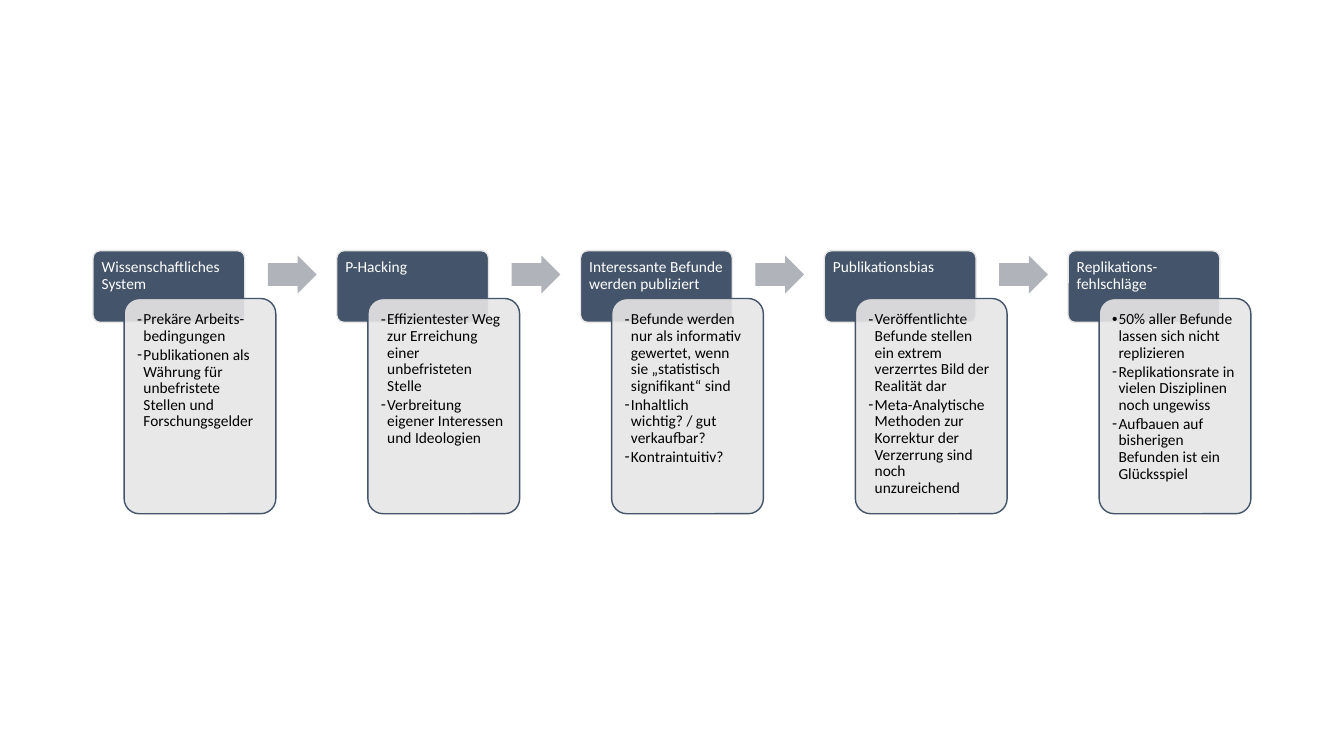
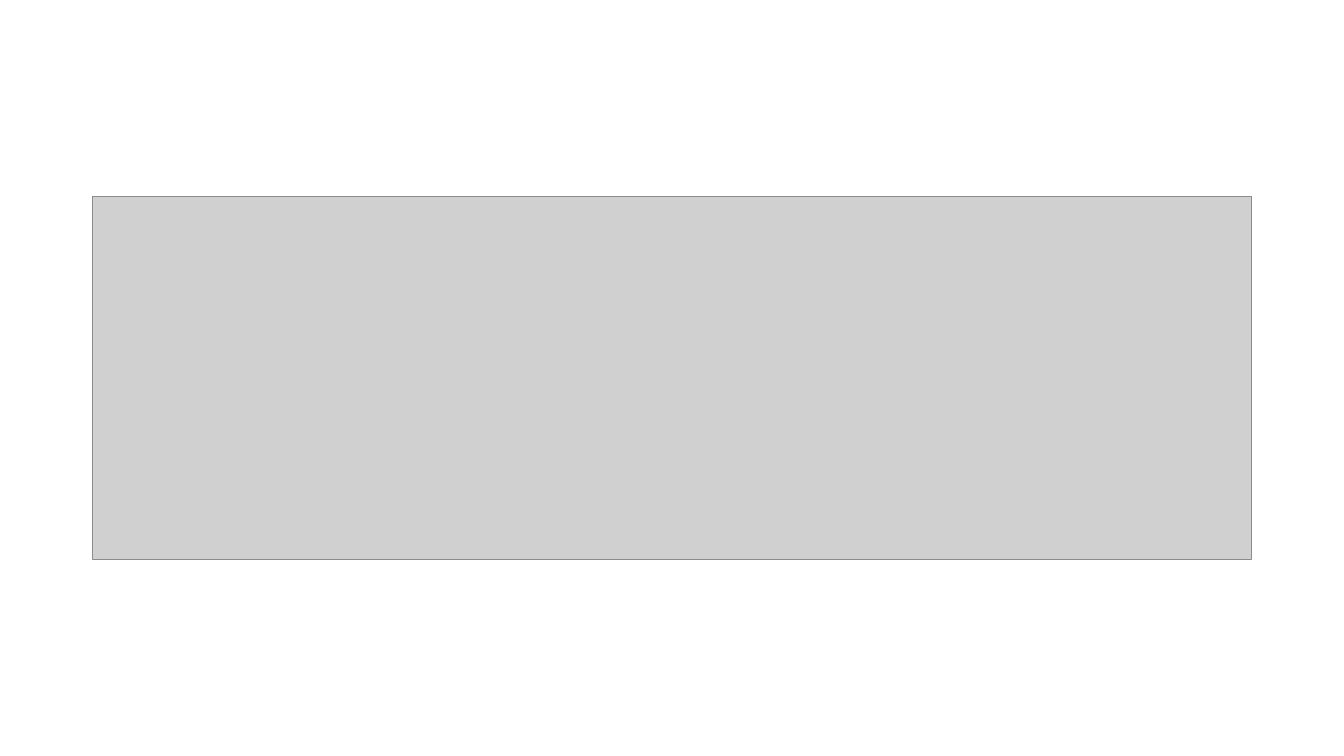
Before and after one commit to LukasRoeseler/opensciencebuch, a slide deck: slide 2 of images/Abbildungen-01.pptx. Drawn at 1344x756 pixels with LibreOffice and Linux fonts; fonts in the diff are those of the drawing; grey boxes stand for pictures. Boxes give left, top, right and bottom in pixels: in the first picture for what was removed or moved away, otherwise in the second. Text is boxed around its words. In the diff, an @@ line names an element or a change of style, - is before the commit and + after.

```diff
--- a/images/Abbildungen-01.pptx
+++ b/images/Abbildungen-01.pptx
@@ picture added at [92,197,1252,559] @@
@@ rounded rectangle: place and size @@
-rounded rectangle at [93,251,245,323]
+rounded rectangle at [93,247,245,319]
@@ group removed at [102,251,1235,514]: 10 texts, 8 rounded rectangles, 4 right arrows @@
-Wissenschaftliches System
-  – Prekäre Arbeits-bedingungen
-  – Publikationen als Währung für unbefristete Stellen und Forschungsgelder
-P-Hacking
-  – Effizientester Weg zur Erreichung einer unbefristeten Stelle
-  – Verbreitung eigener Interessen und Ideologien
-Interessante Befunde werden publiziert
-  – Befunde werden nur als informativ gewertet, wenn sie „statistisch signifikant“ sind
-  – Inhaltlich wichtig? / gut verkaufbar?
-  – Kontraintuitiv?
-Publikationsbias
-  – Veröffentlichte Befunde stellen ein extrem verzerrtes Bild der Realität dar
-  – Meta-Analytische Methoden zur Korrektur der Verzerrung sind noch unzureichend
-Replikations-fehlschläge
-  • 50% aller Befunde lassen sich nicht replizieren
-  – Replikationsrate in vielen Disziplinen noch ungewiss
-  – Aufbauen auf bisherigen Befunden ist ein Glücksspiel
```
Also in this commit, not shown: 2 other files.
